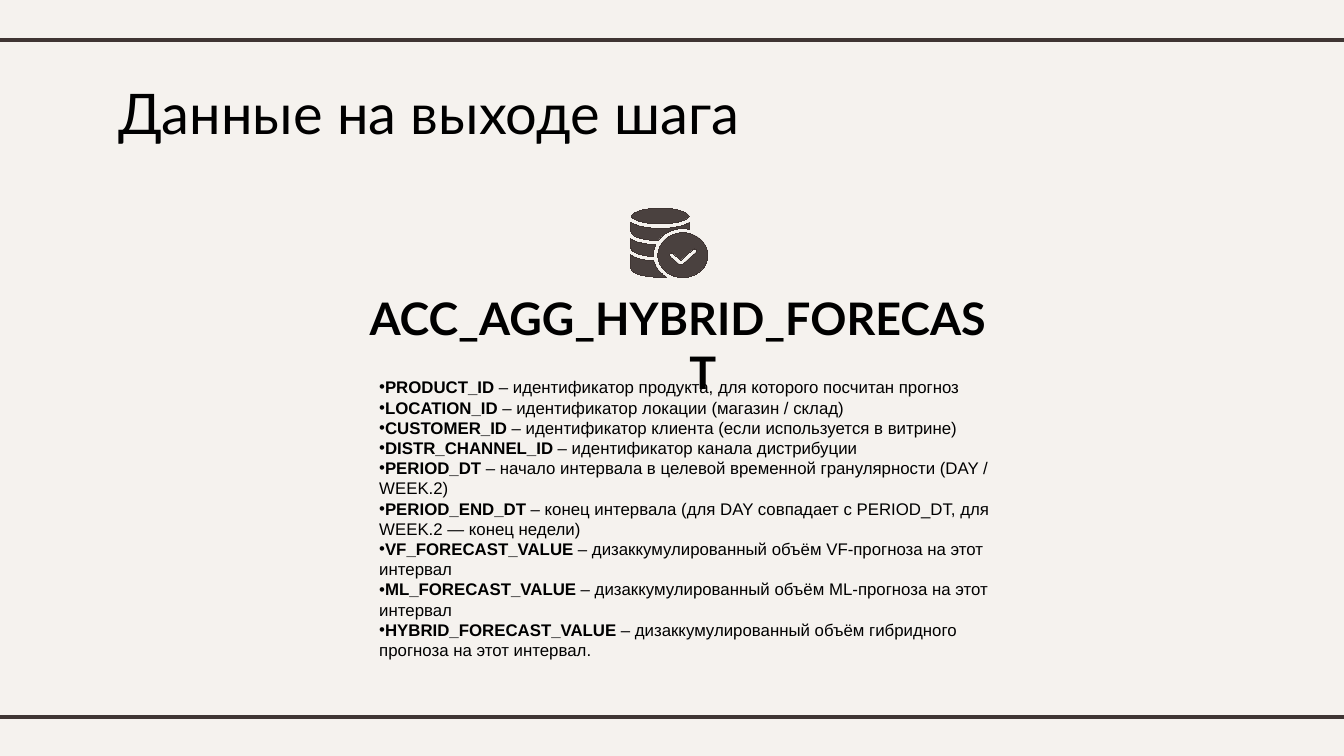
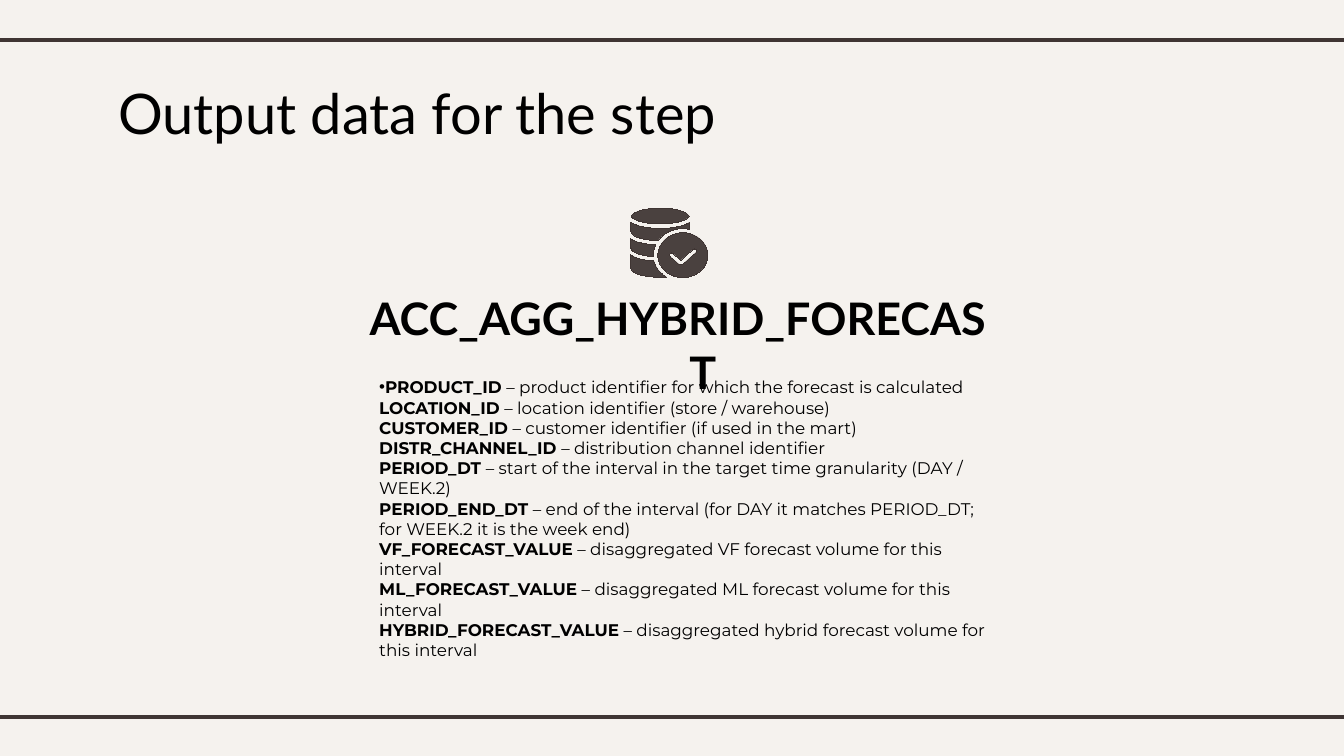
Before and after one commit to aromanenko/DFP, a slide deck: slide 10 of Dq_check+Disaccumulization.pptx. Drawn at 1344x756 pixels with LibreOffice and Linux fonts; fonts in the diff are those of the drawing. Boxes give left, top, right and bottom in pixels: in the first picture for what was removed or moved away, otherwise in the second. Text is boxed around its words. In the diff, an @@ line names an element or a change of style, - is before the commit and + after.

```diff
--- a/Dq_check+Disaccumulization.pptx
+++ b/Dq_check+Disaccumulization.pptx
@@ title at bbox=[118, 92, 716, 144]: text changed @@
-Данные на выходе шага
+Output data for the step
@@ subtitle at bbox=[379, 377, 985, 656]: text changed; font Arial to Montserrat @@
-• PRODUCT_ID – идентификатор продукта, для которого посчитан прогноз
-• LOCATION_ID – идентификатор локации (магазин / склад)
-• CUSTOMER_ID – идентификатор клиента (если используется в витрине)
-• DISTR_CHANNEL_ID – идентификатор канала дистрибуции
-• PERIOD_DT – начало интервала в целевой временной гранулярности (DAY / WEEK.2)
-• PERIOD_END_DT – конец интервала (для DAY совпадает с PERIOD_DT, для WEEK.2 — конец недели)
-• VF_FORECAST_VALUE – дизаккумулированный объём VF-прогноза на этот интервал
-• ML_FORECAST_VALUE – дизаккумулированный объём ML-прогноза на этот интервал
-• HYBRID_FORECAST_VALUE – дизаккумулированный объём гибридного прогноза на этот интервал.
+• PRODUCT_ID – product identifier for which the forecast is calculated
+  LOCATION_ID – location identifier (store / warehouse)
+  CUSTOMER_ID – customer identifier (if used in the mart)
+  DISTR_CHANNEL_ID – distribution channel identifier
+  PERIOD_DT – start of the interval in the target time granularity (DAY / WEEK.2)
+  PERIOD_END_DT – end of the interval (for DAY it matches PERIOD_DT; for WEEK.2 it is the week end)
+  VF_FORECAST_VALUE – disaggregated VF forecast volume for this interval
+  ML_FORECAST_VALUE – disaggregated ML forecast volume for this interval
+  HYBRID_FORECAST_VALUE – disaggregated hybrid forecast volume for this interval
```
Also in this commit, not shown: 5 other slides changed, 5 slides added, 4 slides removed.
